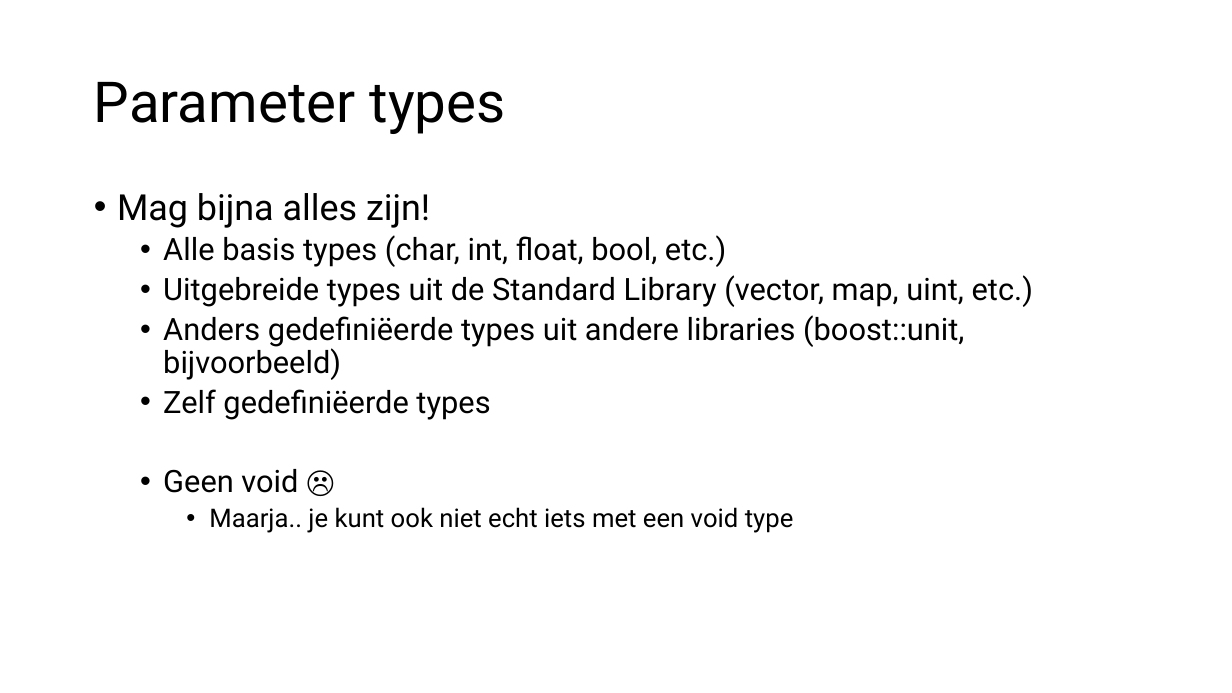
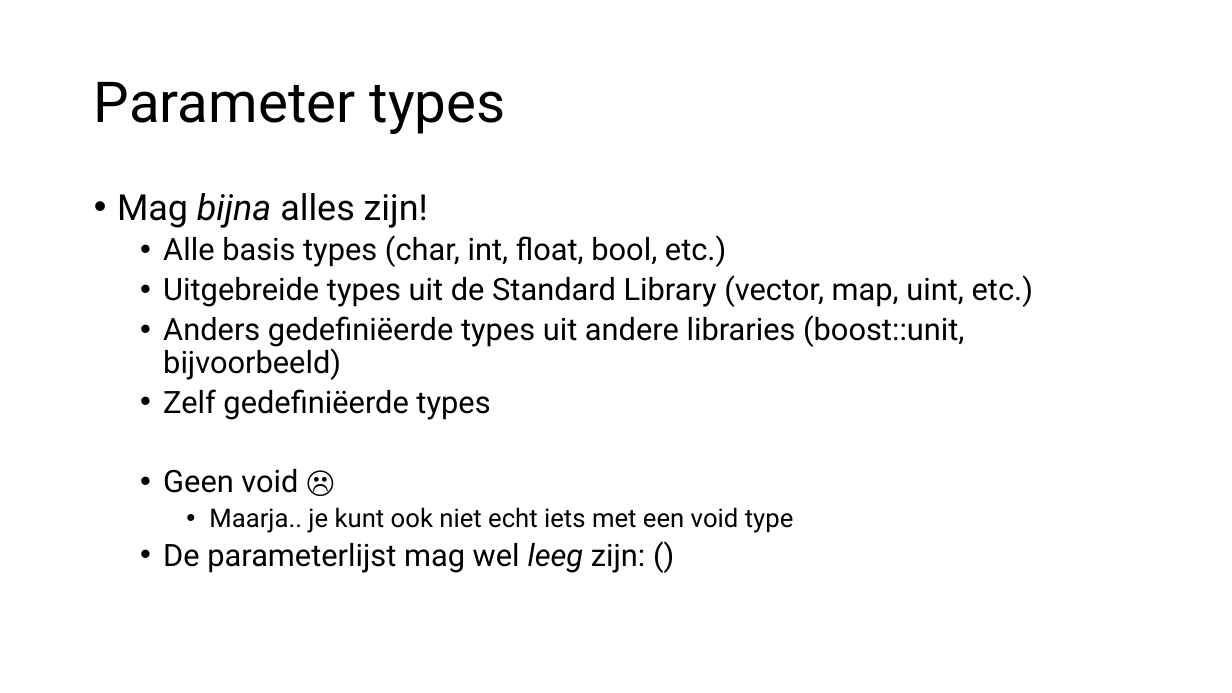
Before and after one commit to HU-TI-DEV/TI-S2, a slide deck: slide 14 of slides/S2_Functions.pptx. Drawn at 1232x693 pixels with LibreOffice and Linux fonts; fonts in the diff are those of the drawing. Boxes give left, top, right and bottom in pixels: in the first picture for what was removed or moved away, otherwise in the second. Text is boxed around its words. In the diff, an @@ line names an element or a change of style, - is before the commit and + after.

```diff
--- a/slides/S2_Functions.pptx
+++ b/slides/S2_Functions.pptx
@@ text at [117, 193, 428, 228]: italic on in "bijna" @@
@@ text at [163, 543, 646, 573]: paragraph added @@
+  • De parameterlijst mag wel leeg zijn: ()
```
Also in this commit, not shown: 18 other slides changed, 1 other file.
